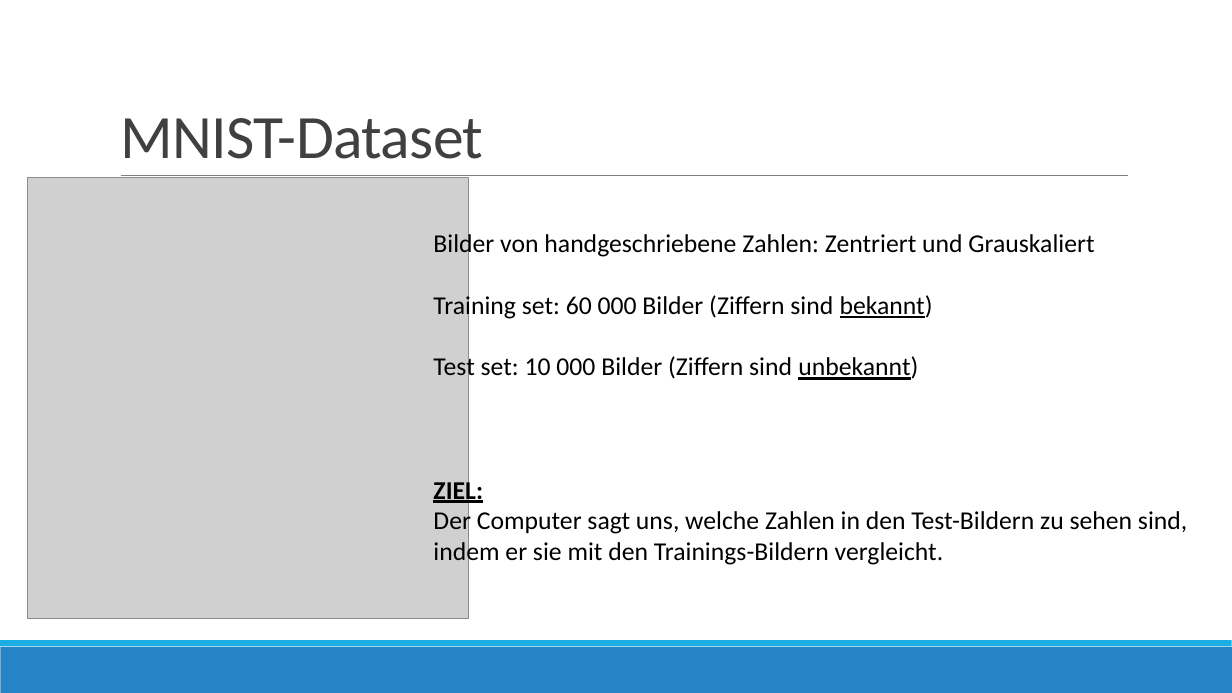
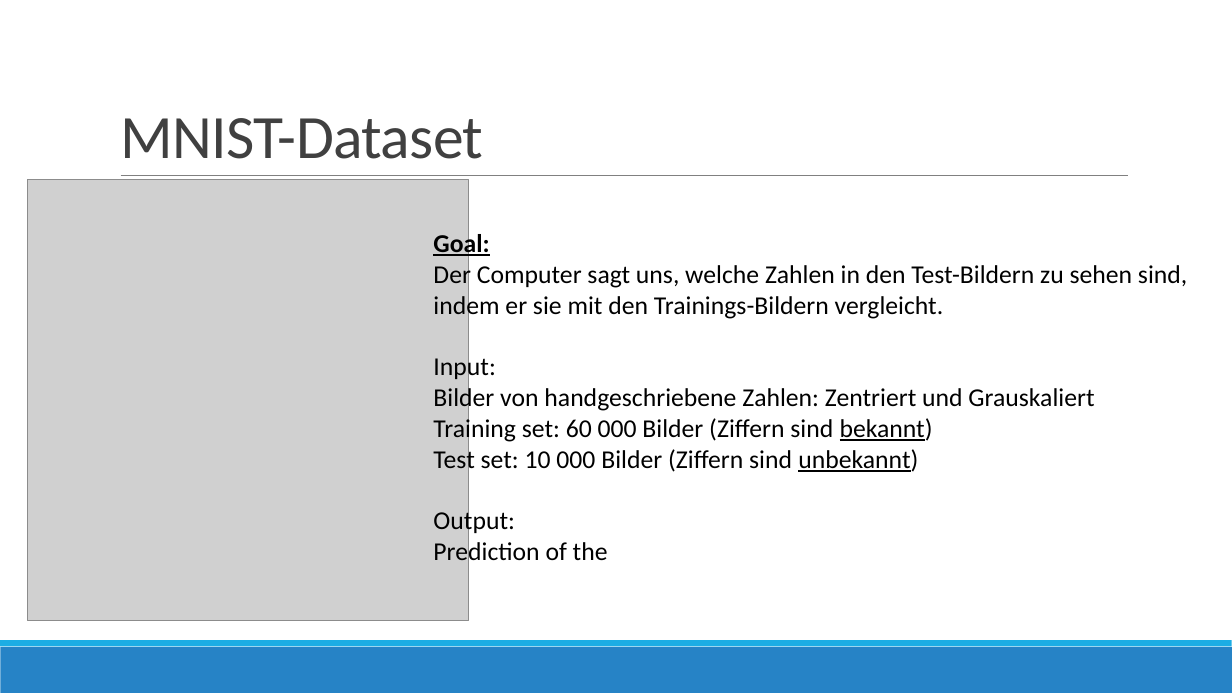
Before and after one commit to datascience-mobi/project-03-group-01, a slide deck: slide 2 of Vortrag1.pptx. Drawn at 1232x693 pixels with LibreOffice and Linux fonts; fonts in the diff are those of the drawing; grey boxes stand for pictures. Boxes give left, top, right and bottom in pixels: in the first picture for what was removed or moved away, otherwise in the second. Text is boxed around its words. In the diff, an @@ line names an element or a change of style, - is before the commit and + after.

```diff
--- a/Vortrag1.pptx
+++ b/Vortrag1.pptx
@@ text at [433, 231, 1187, 381]: paragraphs added @@
+Goal:
+Der Computer sagt uns, welche Zahlen in den Test-Bildern zu sehen sind,
+indem er sie mit den Trainings-Bildern vergleicht.
+Input:
@@ text at [433, 508, 608, 566]: text changed @@
-ZIEL:
-Der Computer sagt uns, welche Zahlen in den Test-Bildern zu sehen sind,
-indem er sie mit den Trainings-Bildern vergleicht.
+Output:
+Prediction of the
```
Also in this commit, not shown: 3 other slides changed, 1 slide removed.
